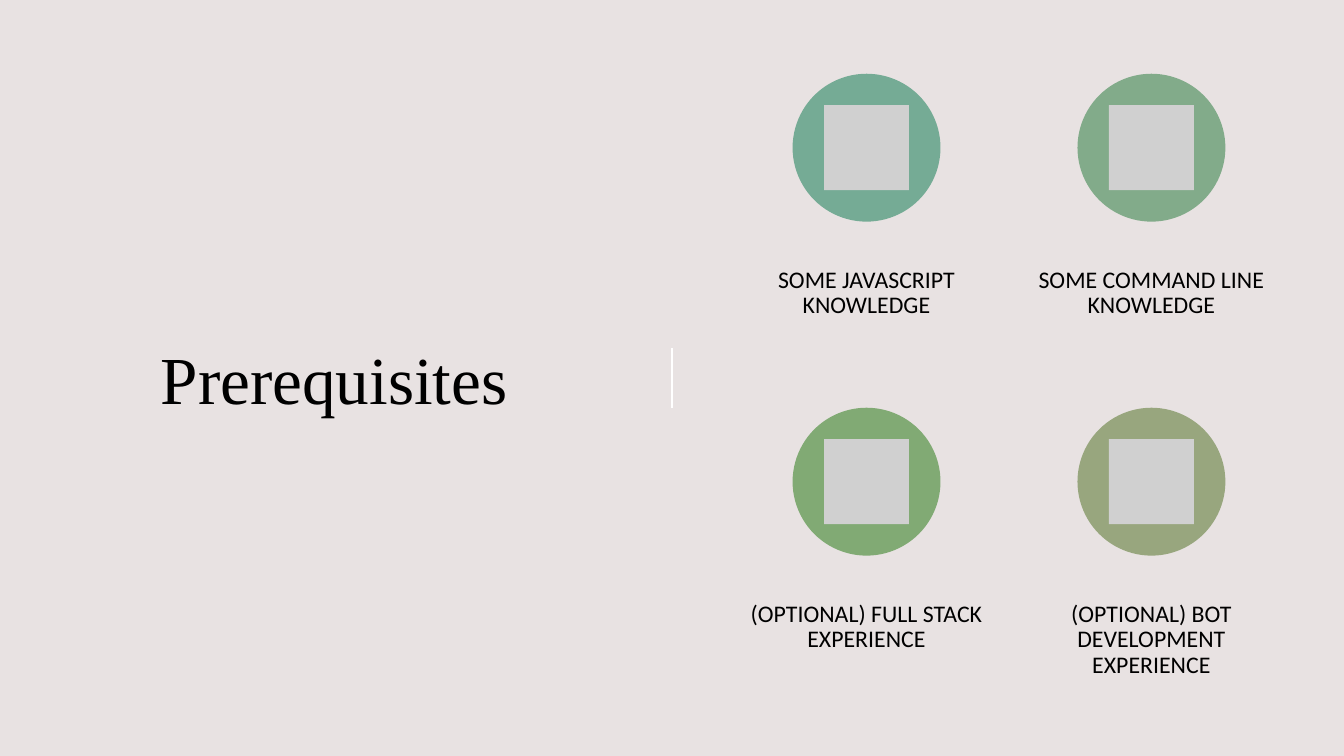
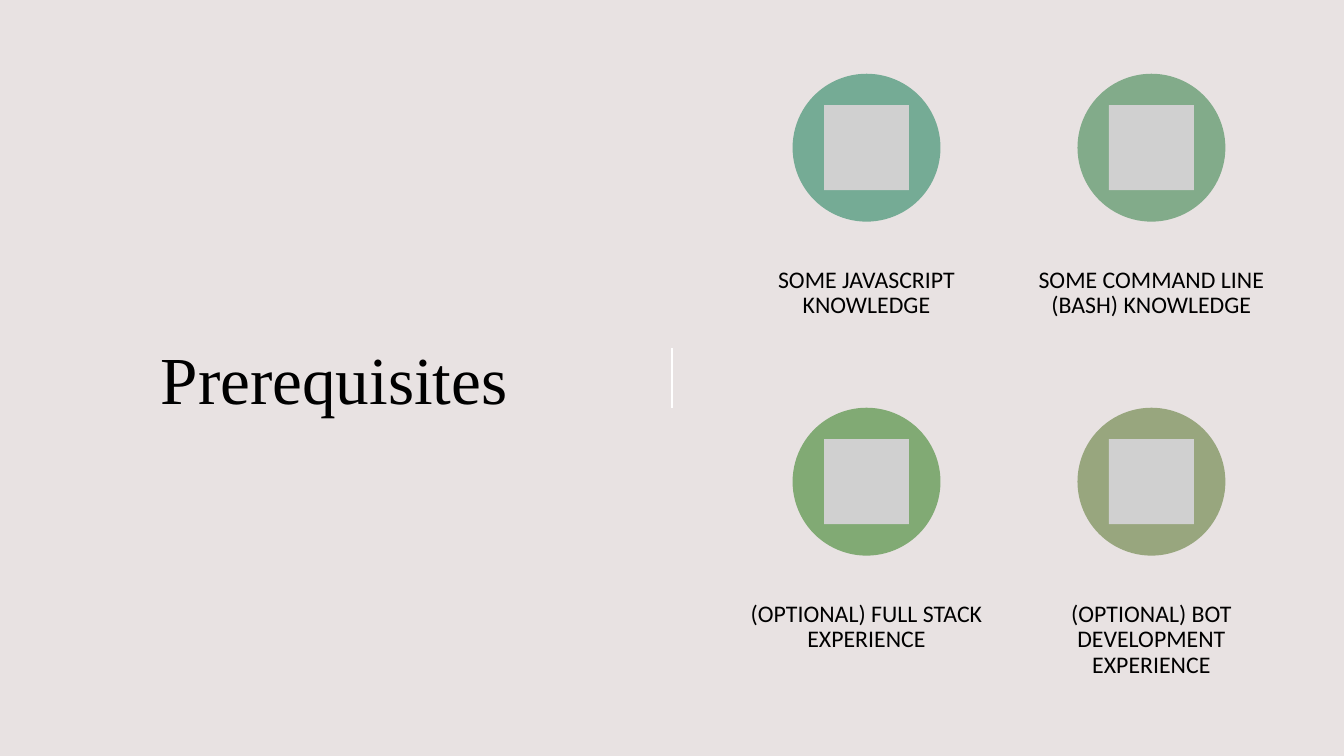
Before and after one commit to williamsantosa/cse185s-presentation, a slide deck: slide 5 of presentation.pptx (slide 3 before the commit). Drawn at 1344x756 pixels with LibreOffice and Linux fonts; fonts in the diff are those of the drawing; grey boxes stand for pictures. Boxes give left, top, right and bottom in pixels: in the first picture for what was removed or moved away, otherwise in the second. Text is boxed around its words. In the diff, an @@ line names an element or a change of style, - is before the commit and + after.

```diff
--- a/presentation.pptx
+++ b/presentation.pptx
@@ text at (x1=1039, y1=272, x2=1264, y2=316): text changed @@
-SOME COMMAND LINE KNOWLEDGE
+SOME COMMAND LINE (BASH) KNOWLEDGE
```
Also in this commit, not shown: 1 other slide changed, 2 slides added.
